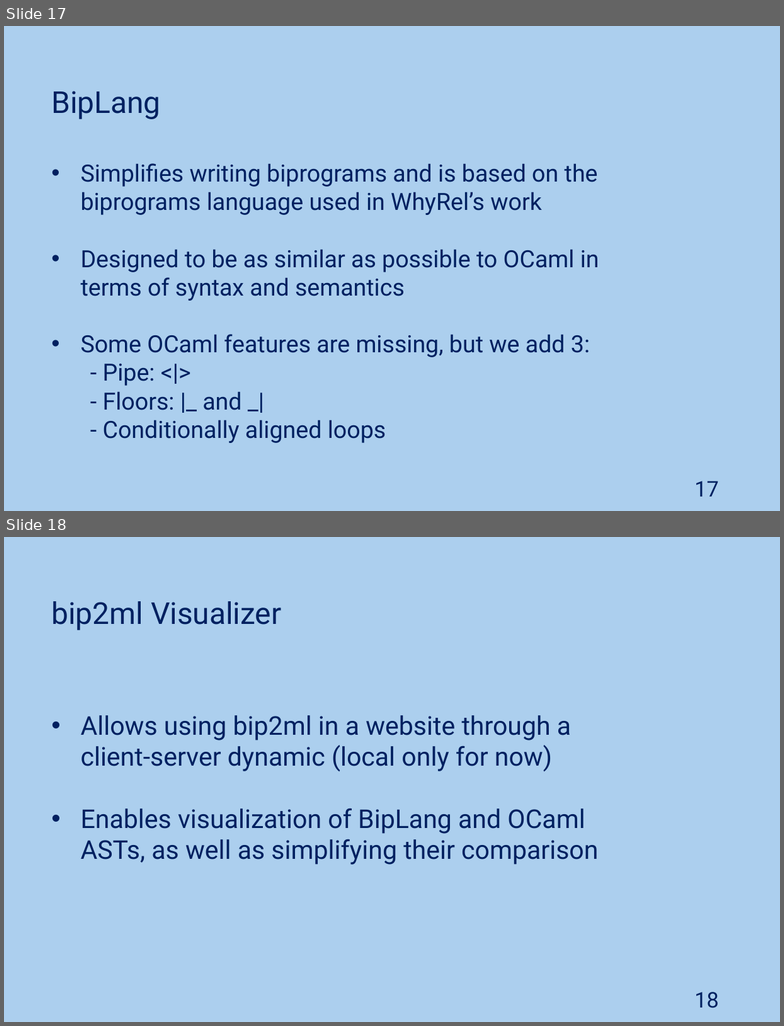
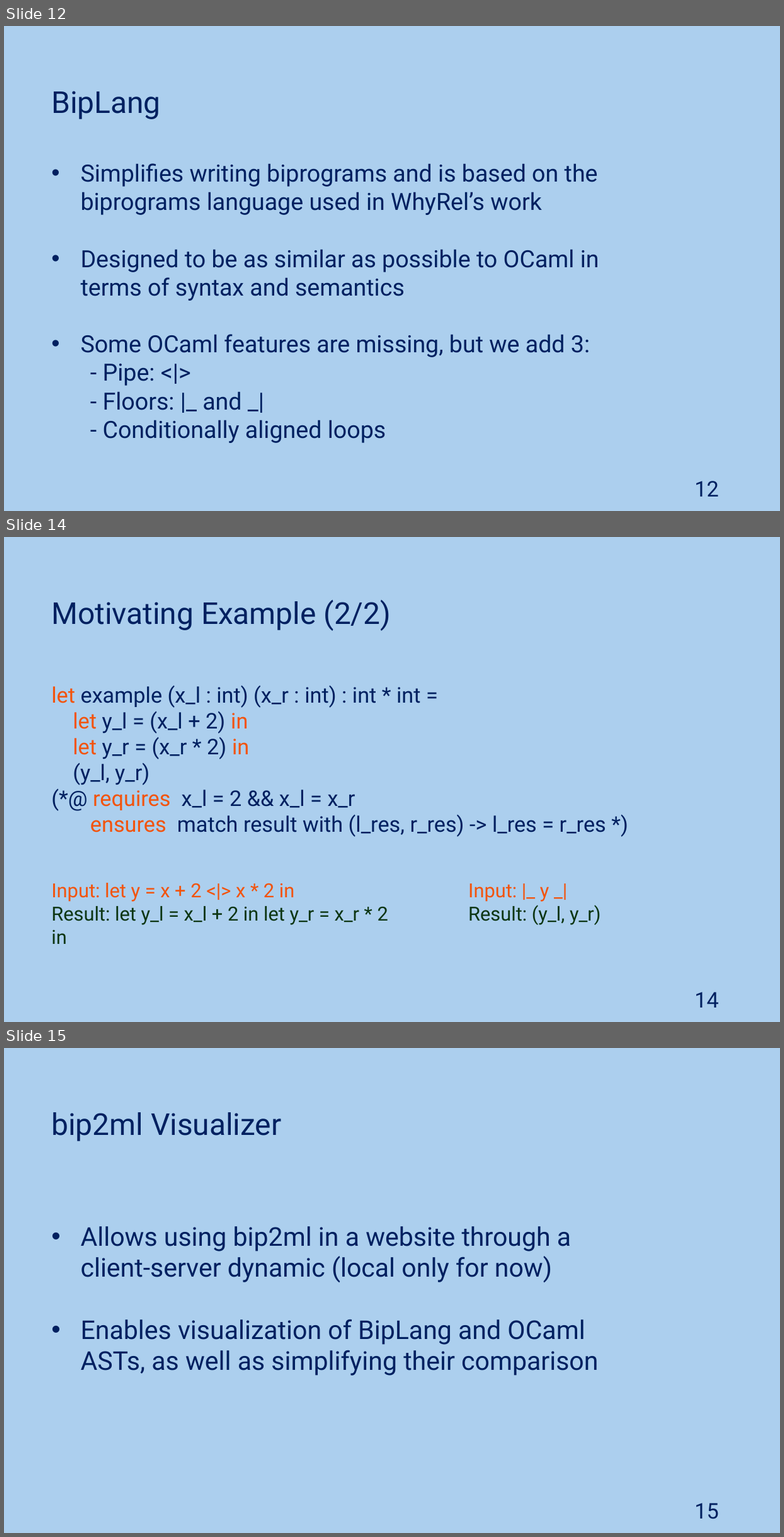
Before and after one commit to JoaoNini75/MasterThesis, a slide deck: tese/presentation/Ap Tese.pptx. Shown one above the other, each under a label of ours: slides 17 and 18 before the commit, slides 12, 14 and 15 after it; the slides between them are not shown. The pictures are 784x1026 and 784x1537 pixels, drawn with LibreOffice and Linux fonts; fonts in the diff are those of the drawing. Boxes give left, top, right and bottom in pixels: in the first picture for what was removed or moved away, otherwise in the second. Text is boxed around its words. In the diff, an @@ line names an element or a change of style, - is before the commit and + after.

```diff
--- a/tese/presentation/Ap Tese.pptx
+++ b/tese/presentation/Ap Tese.pptx
@@ slide 14 added at bbox=[4, 537, 780, 1022], background #ACCFEE @@
@@ text added at bbox=[51, 600, 391, 631], 28 pt, text #002060 @@
+Motivating Example (2/2)
@@ text added at bbox=[51, 686, 606, 837], 20 pt, text #002060 @@
+let example (x_l : int) (x_r : int) : int * int =
+let y_l = (x_l + 2) in
+let y_r = (x_r * 2) in
+(y_l, y_r)
+(*@ requires x_l = 2 && x_l = x_r
+ensures match result with (l_res, r_res) -> l_res = r_res *)
@@ text added at bbox=[51, 883, 388, 925], 18 pt, text #0D3612 @@
+Input: let y = x + 2 <|> x * 2 in
+Result: let y_l = x_l + 2 in let y_r = x_r * 2 in
@@ text added at bbox=[468, 883, 601, 925], 18 pt, text #0D3612 @@
+Input: |_ y _|
+Result: (y_l, y_r)
@@ page number added at bbox=[694, 992, 718, 1008], 20 pt, text #002060 @@
+14
@@ what was slide 17 is now slide 12 @@
@@ page number at bbox=[694, 481, 718, 497]: text changed @@
-17
+12
@@ what was slide 18 is now slide 15 @@
@@ page number at bbox=[694, 1503, 718, 1519]: text changed @@
-18
+15
```
Also in this commit, not shown: 4 slides changed, 3 other slides added, 13 slides removed.
